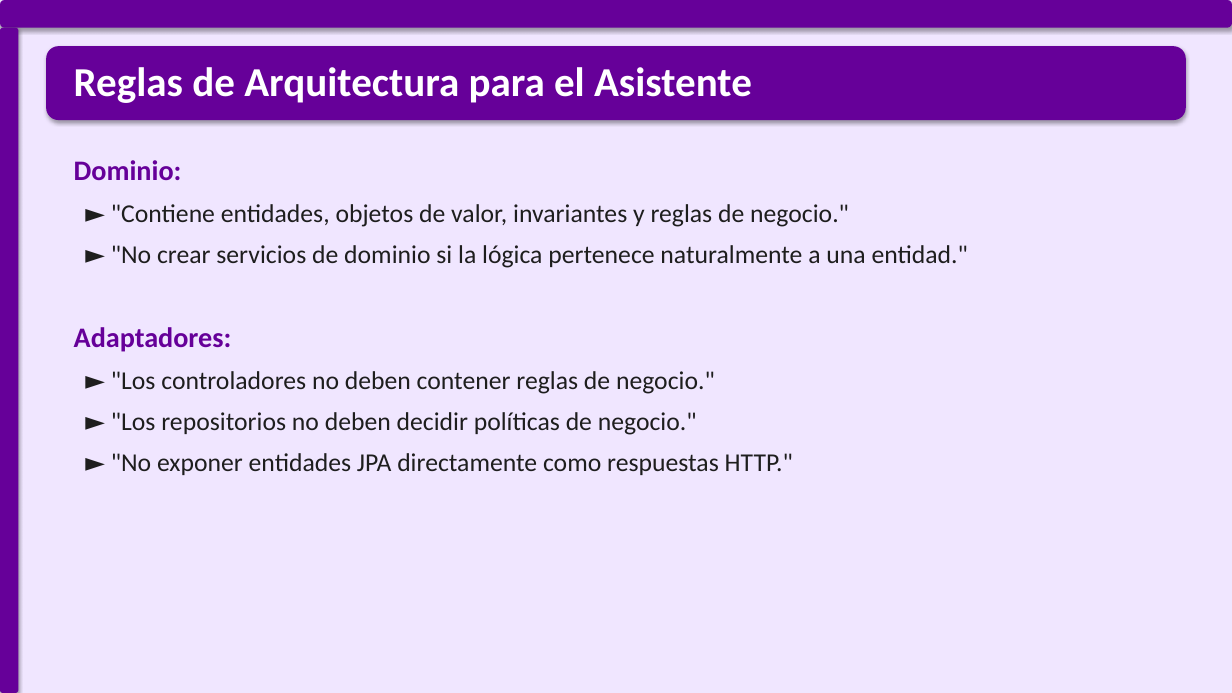
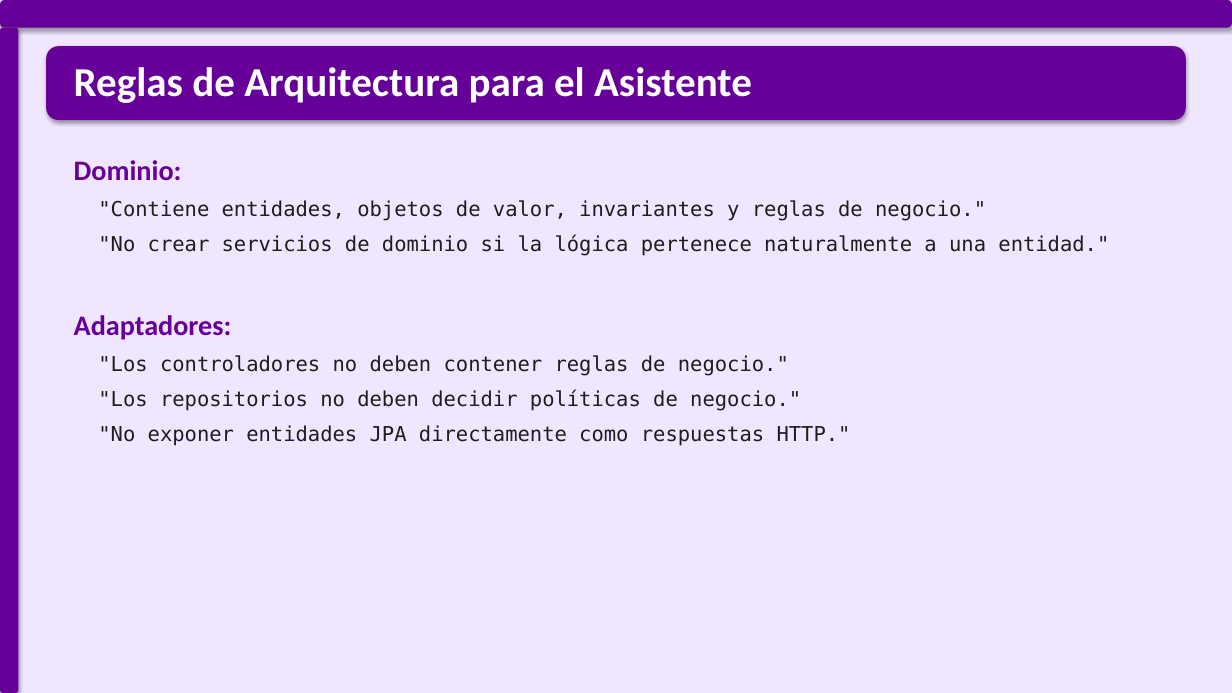
Before and after one commit to BryanSilva99/centro-salud-administrativo, a slide deck: slide 5 of Presentacion_Expo_Agents_Centro_Salud.pptx. Drawn at 1232x693 pixels with LibreOffice and Linux fonts; fonts in the diff are those of the drawing. Boxes give left, top, right and bottom in pixels: in the first picture for what was removed or moved away, otherwise in the second. Text is boxed around its words. In the diff, an @@ line names an element or a change of style, - is before the commit and + after.

```diff
--- a/Presentacion_Expo_Agents_Centro_Salud.pptx
+++ b/Presentacion_Expo_Agents_Centro_Salud.pptx
@@ text at (x1=98, y1=200, x2=1109, y2=256): text changed; size 20 to 16 pt; font Calibri to DejaVu Sans Mono @@
-► "Contiene entidades, objetos de valor, invariantes y reglas de negocio."
-► "No crear servicios de dominio si la lógica pertenece naturalmente a una entidad."
+"Contiene entidades, objetos de valor, invariantes y reglas de negocio."
+"No crear servicios de dominio si la lógica pertenece naturalmente a una entidad."
@@ text at (x1=98, y1=355, x2=851, y2=446): text changed; size 20 to 16 pt; font Calibri to DejaVu Sans Mono @@
-► "Los controladores no deben contener reglas de negocio."
-► "Los repositorios no deben decidir políticas de negocio."
-► "No exponer entidades JPA directamente como respuestas HTTP."
+"Los controladores no deben contener reglas de negocio."
+"Los repositorios no deben decidir políticas de negocio."
+"No exponer entidades JPA directamente como respuestas HTTP."
```
Also in this commit, not shown: 2 other slides changed, 3 other files.
